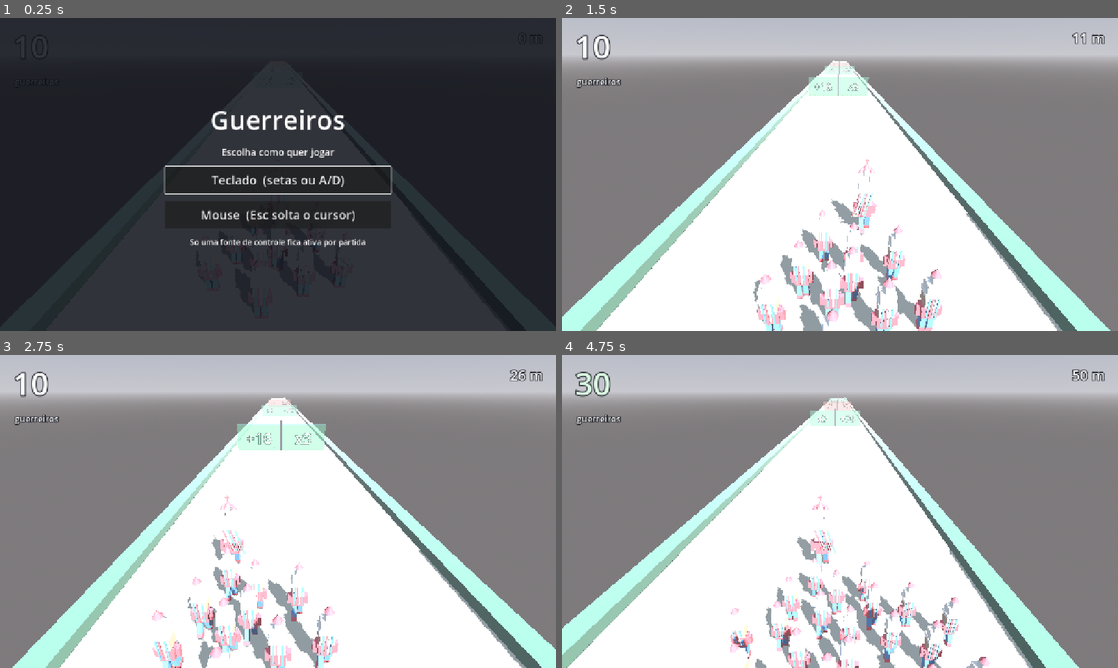
Above: before the commit, frames 1-4 (two rows, left to right).
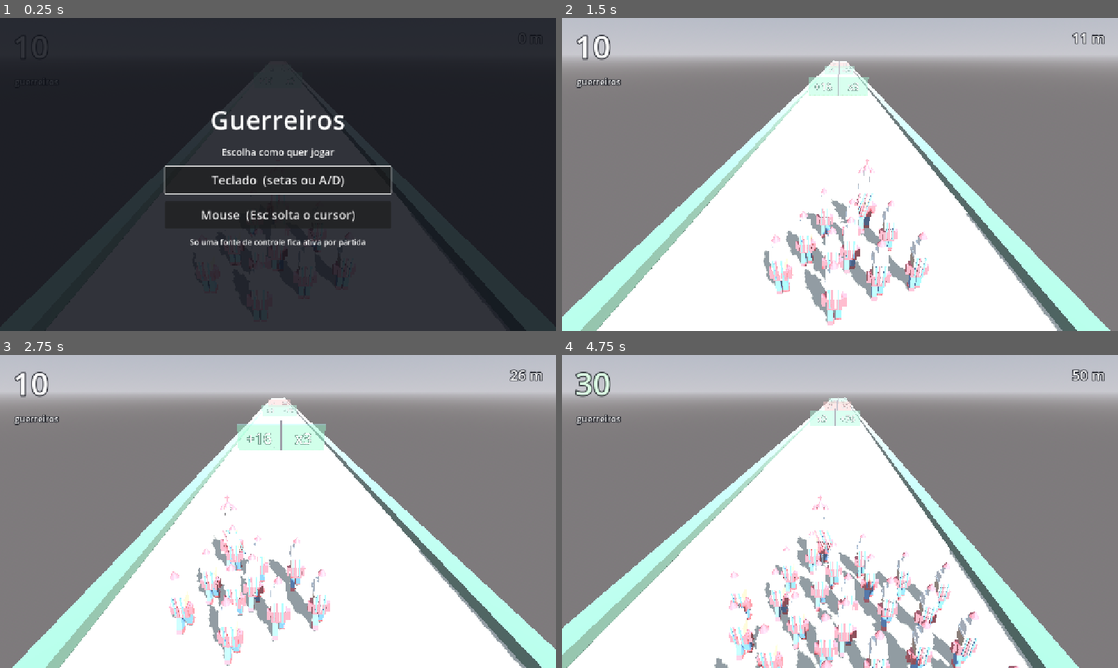
Above: after the commit, the same moments.

Repository: 3runorocha/COMP381-Projeto
Game: Godot game, scene res://scenes/Main.tscn
Same seed, same stepped clock (60 frames per second), same inputs: the game is played once before the commit and once after it.
Inputs (mouse positions are in pixels of both pictures, inside the frame that each line leads up to):
- Up to frame 1 (0.25 s): no input
- Up to frame 2 (1.5 s): click "Teclado (setas ou A/D)" at 0.5 s; tap Enter (ui_accept) at 1.25 s; move the mouse to (962, 158) at 1.27 s; hold Right (mover_direita) from 1.28 s (still down); click (962, 158) at 1.42 s
- Up to frame 3 (2.75 s): tap Enter (ui_accept) at 1.52, 2.27 s; move the mouse to (166, 527) at 2.02 s; release Right (mover_direita) at 2.03 s; hold Left (mover_esquerda) from 2.03 s (still down)
- Up to frame 4 (4.75 s): move the mouse to (895, 442) at 2.77 s; release Left (mover_esquerda) at 2.78 s; hold Right (mover_direita) 2.78-4.28 s; move the mouse to (812, 574) at 3.52 s; click (812, 574) at 3.67 s; tap Enter (ui_accept) at 3.77, 4.52 s; move the mouse to (1006, 558) at 4.27 s; hold Left (mover_esquerda) from 4.28 s (still down)

The runs differ from the first frame. In frame 1, less than 0.1% of the frame differs, in the area x 37-64%, y 68-96%; in frame 2, 6.3%; in frame 3, 6.0%; in frame 4, 8.9%, in the area x 27-83%, y 56-100%.

Commit message:
Cordao sem atraso longitudinal, e teto em 150
O espaco ate o cordao nao diminuia porque eu estava medindo a coisa errada.
A VAGA da formacao estava onde devia, a 0.35 do lider. Quem estava longe era
o CORPO, que persegue a vaga com suavizacao: erro em regime permanente igual
a velocidade dividida pela constante, medido em 1.83 unidades a 132 de
velocidade.

E exatamente o mesmo erro que a camera tinha, e a correcao e a mesma: seguir
o eixo Z exato e suavizar so o lateral. O avanco e constante, entao nao ha o
que suavizar nele; o lateral sim, e e dali que vem a elasticidade quando o
jogador desvia.

Verificado a 132 de velocidade: corpo mais proximo a 0.35 do lider, igual ao
pedido, contra 3.54 antes.

Teto de guerreiros de 80 para 150, com escala minima de 0.45 para 0.35 em
130 corpos.

Co-Authored-By: Claude Opus 5 <noreply@anthropic.com>

Diff:
--- a/scripts/jogador/crowd_manager.gd
+++ b/scripts/jogador/crowd_manager.gd
@@ -7,7 +7,7 @@
 ## MultiMeshInstance3D, que e barato de desenhar mas nao faz animacao
 ## esqueletica, e no D11 os guerreiros precisam andar.
 
-const MAX_VISIVEL: int = 80
+const MAX_VISIVEL: int = 150
 ## Angulo aureo. Distribui pontos num disco sem alinhamentos nem sobreposicao,
 ## que e o que faz o grupo parecer multidao e nao grade.
 const ANGULO_AUREO: float = 2.39996323
@@ -22,9 +22,9 @@
 @export var escala_maxima: float = 1.0
 ## Tamanho com o cordao cheio. Nao desce mais que isso: corpo pequeno demais
 ## le como "mais longe", nao como "mais gente", e o asset cultural some.
-@export var escala_minima: float = 0.45
+@export var escala_minima: float = 0.35
 ## Em quantos corpos a escala chega ao minimo.
-@export var corpos_para_escala_minima: int = 70
+@export var corpos_para_escala_minima: int = 130
 ## Distancia entre o lider e o guerreiro MAIS PROXIMO dele.
 ##
 ## Medir pelo corpo da frente, e nao pelo centro do grupo, e o que mantem o
@@ -130,11 +130,20 @@
 
     for i in _visiveis:
         var corpo := _corpos[i]
+        var vaga := _vaga(i, centro)
         # Quem esta mais atras na formacao persegue mais devagar, o que da
         # elasticidade ao grupo em vez de um bloco rigido preso ao lider.
         var atraso := 1.0 - 0.45 * (float(i) / float(MAX_VISIVEL))
         var peso := Comum.peso(ritmo * atraso, delta)
-        corpo.global_position = corpo.global_position.lerp(_vaga(i, centro), peso)
+        # Z EXATO, so o lateral suavizado. Mesmo erro que a camera tinha:
+        # suavizacao de primeira ordem fica velocidade dividida pela constante
+        # atras do alvo, e a 132 de velocidade isso media 1.83 unidades. Como
+        # o avanco e constante, nao ha o que suavizar nele. O lateral sim, e e
+        # dali que vem a elasticidade quando o jogador desvia.
+        corpo.global_position = Vector3(
+            lerpf(corpo.global_position.x, vaga.x, peso),
+            vaga.y,
+            vaga.z)
 
 
 ## Onde o grupo inteiro esta centrado, ja trazido para dentro da ponte.
Not shown, changed: CLAUDE.md
